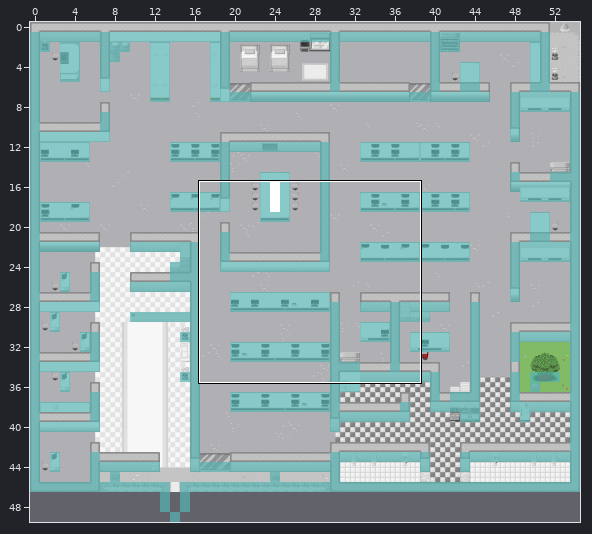
Two states of a Tiled map, lib/office_map.tmx. Above, an overview of the earlier version with the close-up marked.
Close-up. Before the edit:
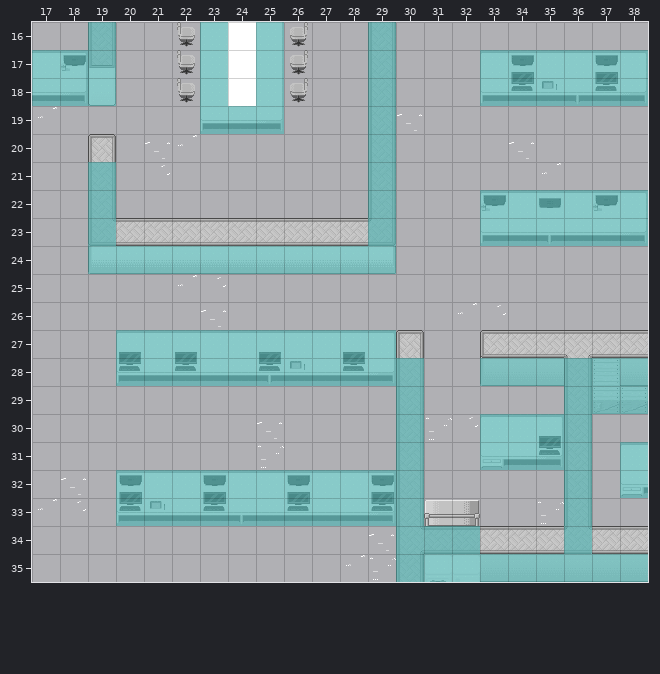
Cells are 32x32 px. Shown: x 17..38, y 16..35. The commit also changed other parts of the map, which this record leaves out. Tiles whose own drawing changed are shown in their newer look in all pictures.
Now the later version:
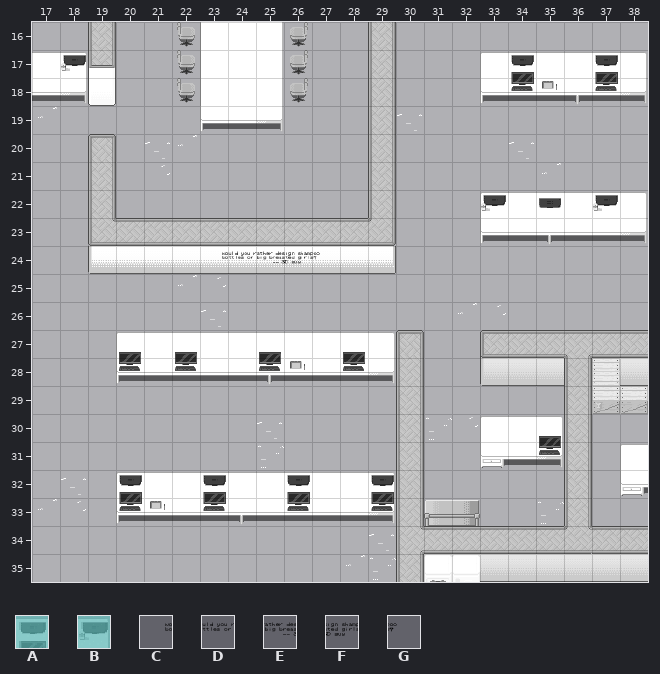
Key: from "free_tileset": A 282, B 294; from "office-tileset": C 167, D 168, E 169, F 170, G 171.
_ is an empty cell.
See-through tiles are keyed as they look on the map.
From old to new:
Layer "objects":
y 24: x 23..27 _____ -> CDEFG
Layer "collision" (now hidden):
y 16: x 19 B -> _; x 23 A -> _; x 25 A -> _; x 29 B -> _
y 17..18: x 17..19 BBB -> ___; x 23 A -> _; x 25 A -> _; x 29 B -> _; x 33..38 AAAAAA -> ______
y 19: x 23..25 AAA -> ___; x 29 B -> _
y 20: x 29 B -> _
y 21: x 19 A -> _; x 29 B -> _
y 22..23: x 19 B -> _; x 29 B -> _; x 33..38 AAAAAA -> ______
y 24: x 19..29 BBBBBBBBBBB -> ___________
y 27: x 20..29 BBBBBBBBBB -> __________
y 28: x 20..30 BBBBBBBBBBB -> ___________; x 33..38 BBBBBB -> ______
y 29: x 30 B -> _; x 36..38 BAA -> ___
y 30: x 30 B -> _; x 33..36 AAAB -> ____
y 31: x 30 B -> _; x 33..36 AAAB -> ____; x 38 A -> _
y 32: x 20..30 BBBBBBBBBBB -> ___________; x 36 B -> _; x 38 A -> _
y 33: x 20..30 BBBBBBBBBBB -> ___________; x 36 B -> _
y 34: x 30..32 BAA -> ___; x 36 B -> _
y 35: x 30..38 BBBBBBBBB -> _________
Pixel boxes of the changes (left, top, right, bottom) in both close-ups:
changed: (32, 22, 396, 274)
removed: (480, 50, 648, 106)
removed: (480, 190, 648, 246)
removed: (116, 330, 648, 582)
